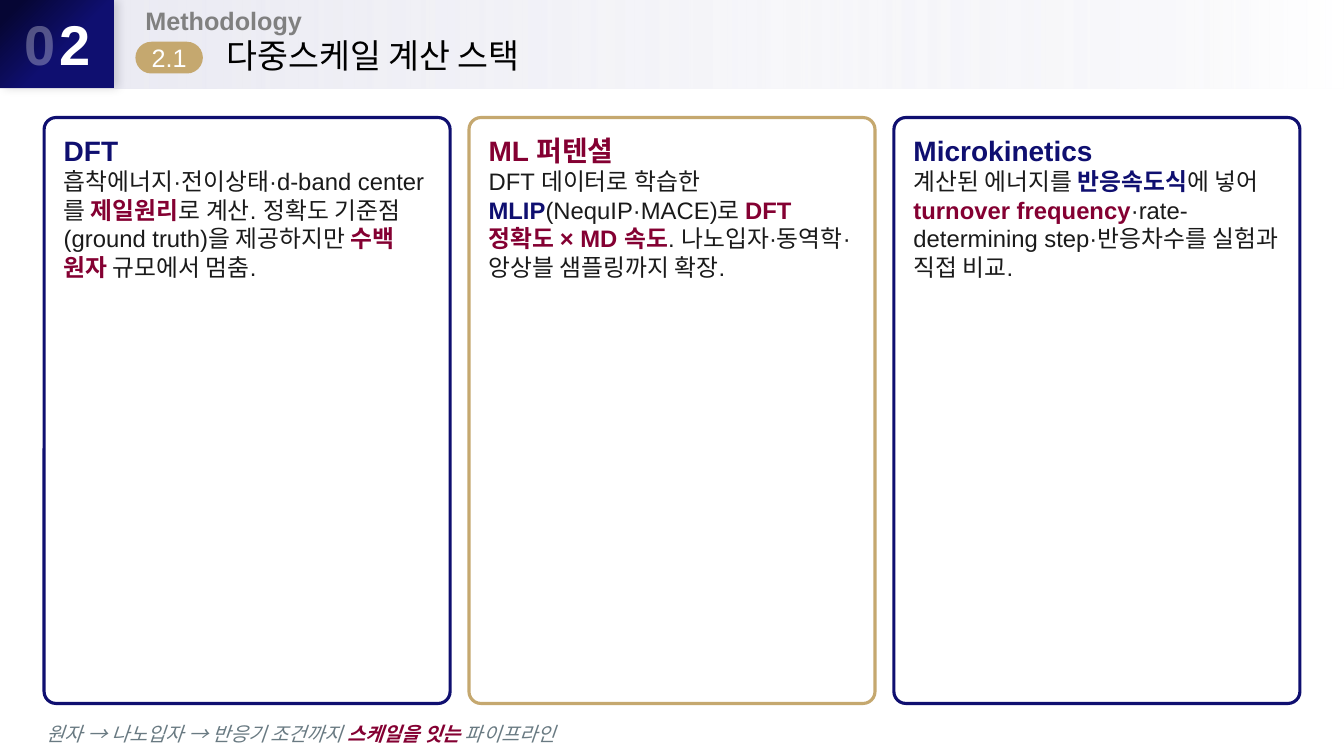
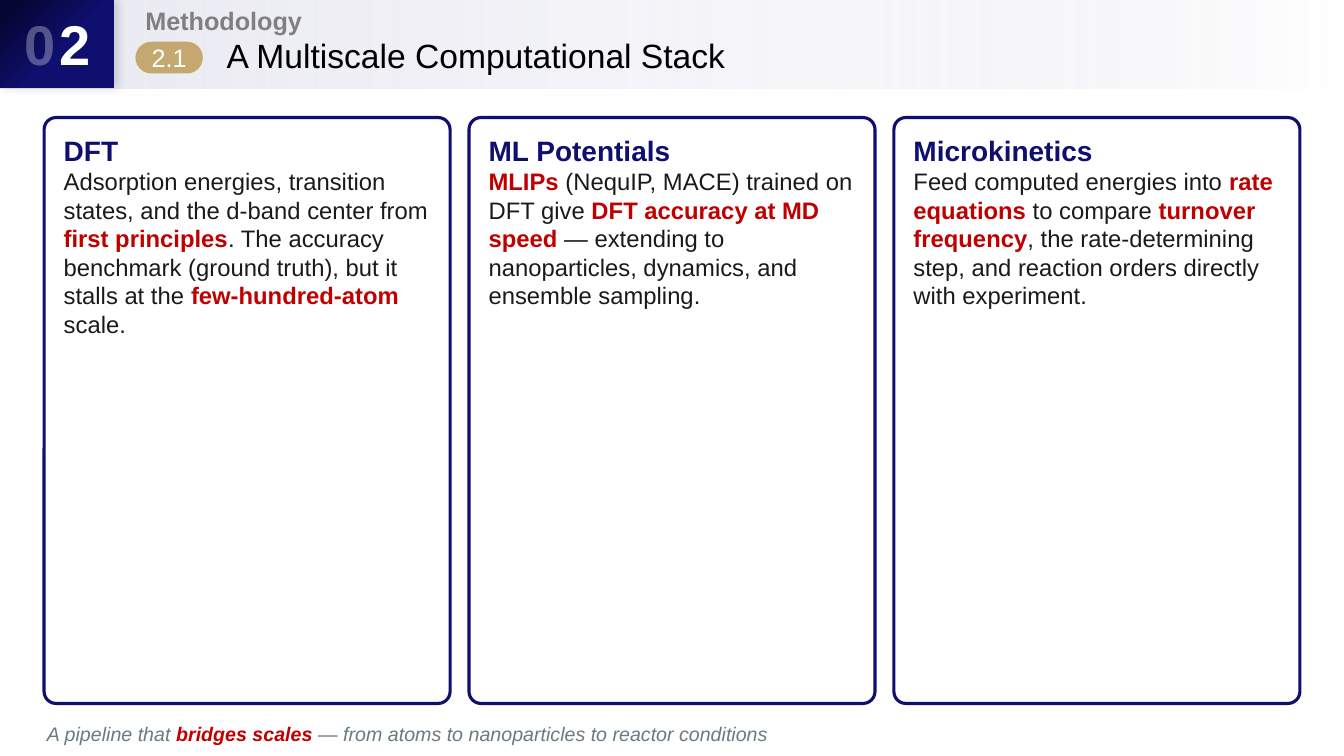
Before and after one commit to s-choung/snu-slides, a slide deck: slide 3 of samples/benchmark_catalysis_deck.pptx. Drawn at 1344x756 pixels with LibreOffice and Linux fonts; fonts in the diff are those of the drawing. Boxes give left, top, right and bottom in pixels: in the first picture for what was removed or moved away, otherwise in the second. Text is boxed around its words. In the diff, an @@ line names an element or a change of style, - is before the commit and + after.

Commit message:
benchmark: English copy + red inline emphasis + lighter banner tint
- translate the catalysis benchmark deck to English
- snu theme: body stays black, inline emphasis (**bold**/*em*) unified to red
  #C00000; card heads/banner/number-block/pill stay navy/gold
- generate.py + export_pptx: bold uses new bold_color token (fallback navy)
- snu banner gradient: lighter navy tint / higher white opacity (less washed-out)

```diff
--- a/samples/benchmark_catalysis_deck.pptx
+++ b/samples/benchmark_catalysis_deck.pptx
@@ text at [227,43,725,75]: text changed @@
-다중스케일 계산 스택
+A Multiscale Computational Stack
@@ rounded rectangle at [469,118,875,704]: outline #C5A86F 2.25 pt to #0F0F70 2.25 pt @@
@@ text at [489,140,853,309]: text changed @@
-ML 퍼텐셜
-DFT 데이터로 학습한 MLIP(NequIP·MACE)로 DFT 정확도 × MD 속도. 나노입자·동역학·앙상블 샘플링까지 확장.
+ML Potentials
+MLIPs (NequIP, MACE) trained on DFT give DFT accuracy at MD speed — extending to nanoparticles, dynamics, and ensemble sampling.
@@ text at [64,172,428,334]: text changed @@
-흡착에너지·전이상태·d-band center를 제일원리로 계산. 정확도 기준점(ground truth)을 제공하지만 수백 원자 규모에서 멈춤.
+Adsorption energies, transition states, and the d-band center from first principles. The accuracy benchmark (ground truth), but it stalls at the few-hundred-atom scale.
@@ text at [913,172,1273,309]: text changed @@
-계산된 에너지를 반응속도식에 넣어 turnover frequency·rate-determining step·반응차수를 실험과 직접 비교.
+Feed computed energies into rate equations to compare turnover frequency, the rate-determining step, and reaction orders directly with experiment.
@@ text at [47,726,767,745]: text changed @@
-원자 → 나노입자 → 반응기 조건까지 스케일을 잇는 파이프라인
+A pipeline that bridges scales — from atoms to nanoparticles to reactor conditions
```
Also in this commit, not shown: 5 slides added, 5 slides removed, 6 other files.
